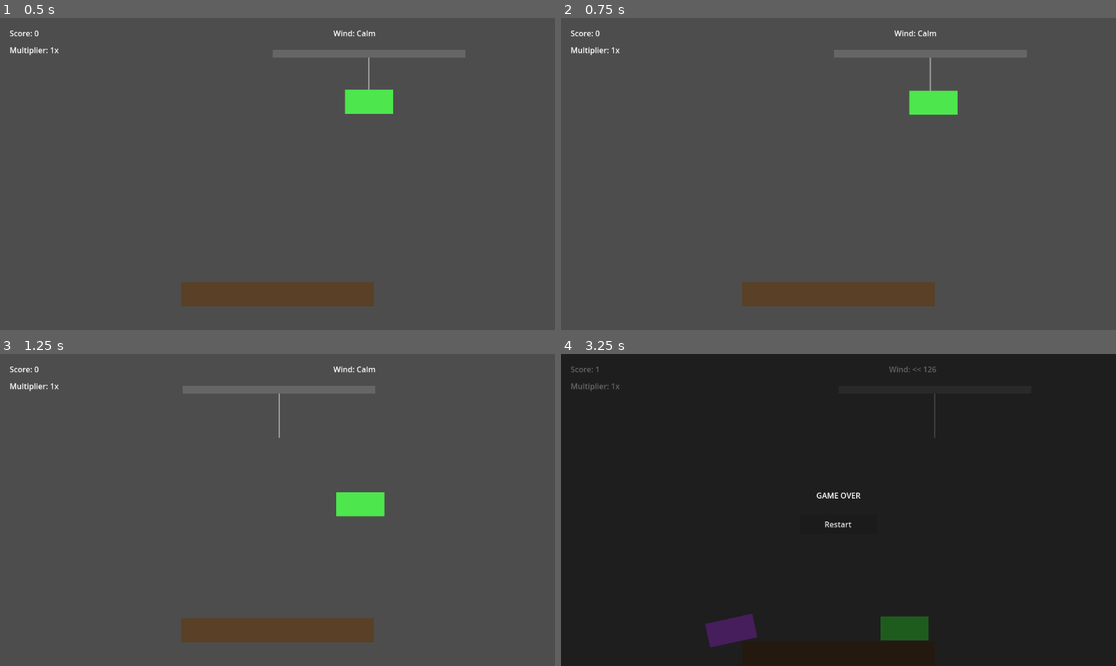
Above: before the commit, frames 1-4 (two rows, left to right).
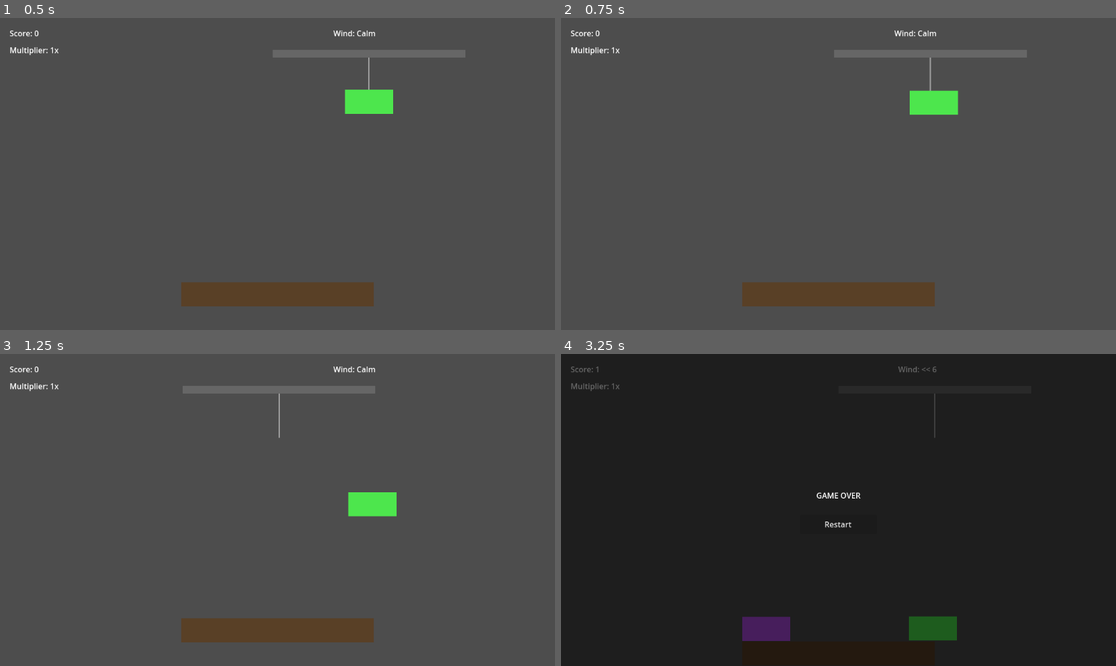
Above: after the commit, the same moments.

Repository: Rajintx/bloxxGame
Game: Godot game, scene res://scenes/Main.tscn
Same seed, same stepped clock (60 frames per second), same inputs: the game is played once before the commit and once after it.
Inputs (mouse positions are in pixels of both pictures, inside the frame that each line leads up to):
- Up to frame 1 (0.5 s): no input
- Up to frame 2 (0.75 s): move the mouse to (960, 158) at 0.52 s; click (960, 158) at 0.67 s
- Up to frame 3 (1.25 s): no input
- Up to frame 4 (3.25 s): move the mouse to (727, 525) at 1.27 s; click (727, 525) at 1.42 s; move the mouse to (894, 441) at 2.02 s; click (894, 441) at 2.17 s; move the mouse to (810, 572) at 2.77 s; click (810, 572) at 2.92 s

Frame 1 is identical in both runs. In frame 2, less than 0.1% of the frame differs, in the area x 62-72%, y 23-31%; in frame 3, 0.4%; in frame 4, 1.9%, in the area x 26-72%, y 4-94%.

Commit message:
Implement scaling wind difficulty

Diff:
--- a/scripts/main.gd
+++ b/scripts/main.gd
@@ -260,11 +260,14 @@
 		_game_over()
 
 func _update_wind() -> void:
-	var strength = randf_range(30, 180)
+	# Initial max wind is 10, increases by 10 for every 25 blocks
+	var max_wind = 10.0 + (floor(landed_count / 25.0) * 10.0)
+	var strength = randf_range(0, max_wind)
 	var direction = randf_range(-1.0, 1.0)
 	wind_velocity = Vector2(direction * strength, 0)
 
-	if abs(wind_velocity.x) < 40:
+	# Adjust 'Calm' threshold to be relative to current max wind
+	if abs(wind_velocity.x) < (max_wind * 0.2):
 		wind_label.text = "Wind: Calm"
 	elif wind_velocity.x > 0:
 		wind_label.text = "Wind: >> %d" % int(wind_velocity.x)
